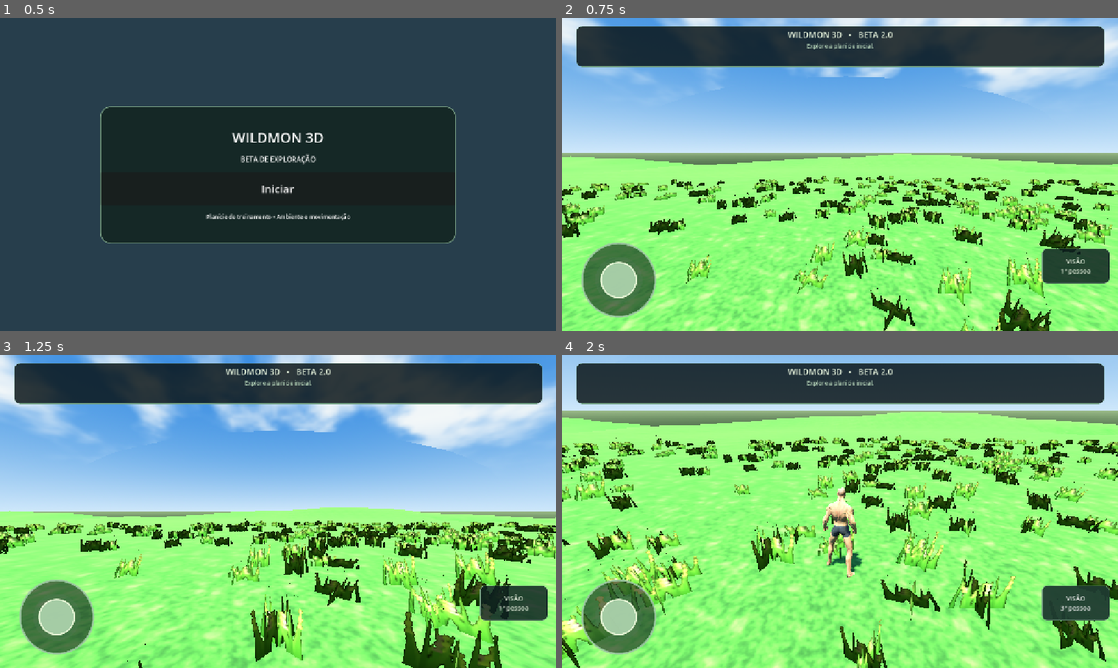
Above: before the commit, frames 1-4 (two rows, left to right).
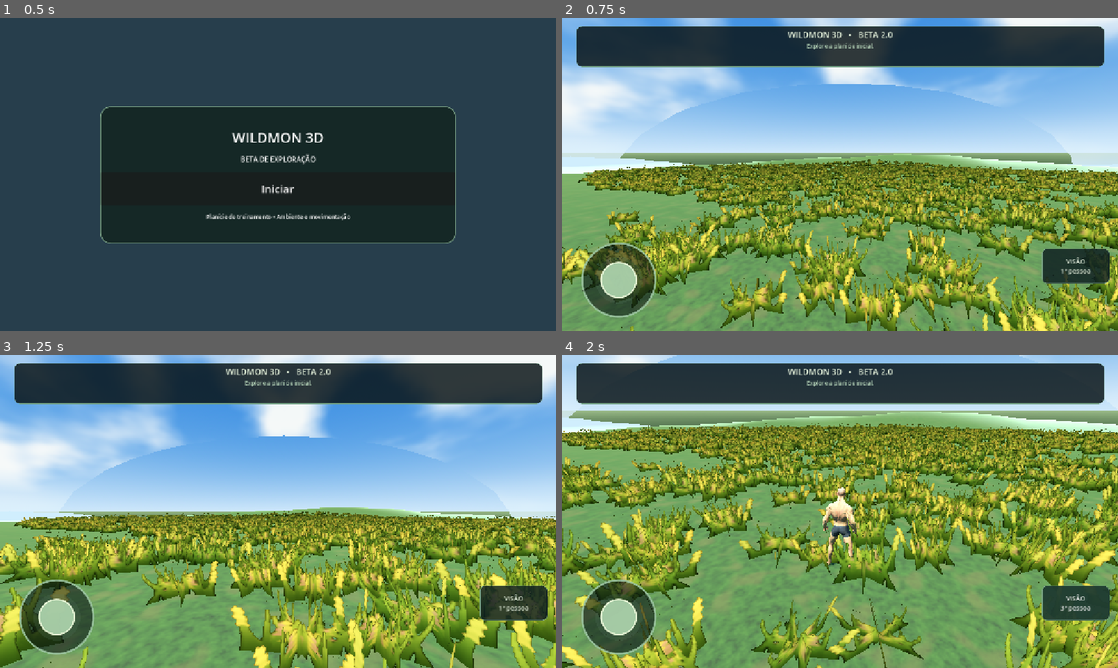
Above: after the commit, the same moments.

Repository: ealvim07-gif/wildmon-3d
Game: Godot game, scene res://scenes/main.tscn
Same seed, same stepped clock (60 frames per second), same inputs: the game is played once before the commit and once after it.
Inputs:
- Up to frame 1 (0.5 s): no input
- Up to frame 2 (0.75 s): click "Iniciar" at 0.5 s
- Up to frame 3 (1.25 s): no input
- Up to frame 4 (2 s): click "VISÃO 1ª pessoa" at 1.25 s

Frame 1 is identical in both runs. In frame 2, 62% of the frame differs, in the area x 0-100%, y 0-100%; in frame 3, 63%; in frame 4, 77%.

Commit message:
Add files via upload

Diff:
--- a/scripts/world_terrain.gd
+++ b/scripts/world_terrain.gd
@@ -1,5 +1,5 @@
 extends Node3D
-# Terreno estilizado com grama 3D florida (MultiMesh), lago e nuvens suaves para Android.
+# Terreno estilizado com solo natural, grama 3D dinamica, neblina atmosferica e nuvens para Android.
 const DEBUG_TERRAIN_UNSHADED := false
 const CHUNK_SIZE := 32.0
 const CHUNKS := 8
@@ -9,29 +9,41 @@
 const LAKE_CENTER := Vector2(112.0, 0.0)
 const LAKE_RADIUS := 19.0
 const TEXTURE_SIZE := 256
-const TEXTURE_REPEAT_M := 3.5
-
-# --- Configuracao da Grama 3D Florida (MultiMesh leve para Android) ---
-const GRASS_BLADE_COUNT := 4500
-const GRASS_SPAWN_RADIUS := 68.0
-const GRASS_MIN_HEIGHT := 0.48
-const GRASS_MAX_HEIGHT := 0.92
-
-# --- Paleta do solo sob a grama ---
-const GRASS_DEEP := Color(0.20, 0.36, 0.14)
-const GRASS_DARK := Color(0.28, 0.47, 0.19)
-const GRASS_MID := Color(0.40, 0.60, 0.25)
-const GRASS_LIGHT := Color(0.56, 0.72, 0.33)
-const GRASS_SAND := Color(0.76, 0.71, 0.48)
-const TINT_LOW := Color(0.86, 0.94, 0.78)
-const TINT_HIGH := Color(1.00, 0.97, 0.85)
-const GROUND_TINT := Color(0.95, 0.97, 0.92)
+const TEXTURE_REPEAT_M := 4.5
+
+# --- Configuracao da Grama 3D Dinamica ---
+const GRASS_BLADE_COUNT := 5200
+const GRASS_SPAWN_RADIUS := 54.0
+const GRASS_MIN_HEIGHT := 0.55
+const GRASS_MAX_HEIGHT := 1.05
+const GRASS_UPDATE_STEP := 6.0
+
+# --- Configuracao da Neblina Atmosferica (esconde a borda do mapa de 256 m) ---
+const HORIZON_FOG_COLOR := Color(0.69, 0.86, 0.98)
+const FOG_START_M := 56.0
+const FOG_END_M := 116.0
+
+# --- Paleta natural de solo ---
+const SOIL_DARK := Color(0.21, 0.22, 0.13)
+const MOSS_BASE := Color(0.26, 0.33, 0.16)
+const GRASS_OLIVE := Color(0.33, 0.42, 0.19)
+const DRY_EARTH := Color(0.42, 0.36, 0.22)
+const TINT_LOW := Color(0.82, 0.86, 0.74)
+const TINT_HIGH := Color(0.96, 0.93, 0.82)
+const GROUND_TINT := Color(0.88, 0.90, 0.84)
 
 var height_noise := FastNoiseLite.new()
 var lake_noise := FastNoiseLite.new()
 var tint_noise := FastNoiseLite.new()
 var grass_texture: Texture2D
-var _grass_multimesh_node: MultiMeshInstance3D
+
+var _grass_mm: MultiMesh
+var _grass_node: MultiMeshInstance3D
+var _last_grass_center := Vector2(99999.0, 99999.0)
+var _grass_offsets: PackedVector3Array
+var _grass_scales: PackedVector2Array
+var _grass_rotations: PackedFloat32Array
+var _grass_colors: PackedColorArray
 
 func _make_marker_rock(position_x: float, position_z: float, size: Vector3) -> void:
 	var rock := MeshInstance3D.new()
@@ -66,10 +78,19 @@
 
 	_load_grass_textures()
 	_build_chunks()
-	_build_3d_grass_field()
+	_init_dynamic_grass()
+	_update_grass_around(Vector2.ZERO)
 	_build_lake()
 	_build_clouds()
+	_setup_atmosphere_fog()
 	_adjust_directional_light_bias()
+
+func _process(_delta: float) -> void:
+	var cam := get_viewport().get_camera_3d()
+	if cam != null:
+		var pos2d := Vector2(cam.global_position.x, cam.global_position.z)
+		if pos2d.distance_to(_last_grass_center) >= GRASS_UPDATE_STEP:
+			_update_grass_around(pos2d)
 
 func height_at(x: float, z: float) -> float:
 	var p := Vector2(x, z)
@@ -93,10 +114,9 @@
 func _tint_at(x: float, z: float) -> Color:
 	var u := tint_noise.get_noise_2d(x, z) * 0.5 + 0.5
 	var base := TINT_LOW.lerp(TINT_HIGH, clampf(u, 0.0, 1.0))
-	# Borda arenosa perto do lago
 	var lake_dist := Vector2(x, z).distance_to(LAKE_CENTER)
 	var shore_sand := 1.0 - smoothstep(LAKE_RADIUS - 2.0, LAKE_RADIUS + 5.5, lake_dist)
-	return base.lerp(Color(1.05, 0.98, 0.78), shore_sand * 0.65)
+	return base.lerp(Color(1.08, 1.00, 0.80), shore_sand * 0.72)
 
 func _seamless_layer(seed_value: int, frequency: float, octaves: int) -> PackedByteArray:
 	var n := FastNoiseLite.new()
@@ -113,23 +133,23 @@
 func _make_ground_texture() -> Image:
 	var size := TEXTURE_SIZE
 	var total := size * size
-	var broad := _seamless_layer(418, 0.015, 2)
-	var tuft := _seamless_layer(733, 0.06, 3)
+	var broad := _seamless_layer(418, 0.016, 2)
+	var tuft := _seamless_layer(733, 0.065, 3)
+	var grain := _seamless_layer(991, 0.18, 2)
 	var data := PackedByteArray()
 	data.resize(total * 4)
 
 	for i in range(total):
 		var b := float(broad[i]) / 255.0 if broad.size() == total else 0.5
 		var m := float(tuft[i]) / 255.0 if tuft.size() == total else 0.5
-		var shade := clampf(m * 0.7 + b * 0.3, 0.0, 1.0)
+		var g := float(grain[i]) / 255.0 if grain.size() == total else 0.5
+		var shade := clampf(m * 0.62 + g * 0.25 + b * 0.13, 0.0, 1.0)
 		var col: Color
-		if shade < 0.35:
-			col = GRASS_DEEP.lerp(GRASS_DARK, shade / 0.35)
-		elif shade < 0.70:
-			col = GRASS_DARK.lerp(GRASS_MID, (shade - 0.35) / 0.35)
+		if shade < 0.38:
+			col = SOIL_DARK.lerp(MOSS_BASE, shade / 0.38)
 		else:
-			col = GRASS_MID.lerp(GRASS_LIGHT, (shade - 0.70) / 0.30)
-		col = col.lerp(GRASS_SAND, smoothstep(0.75, 0.95, b) * 0.35)
+			col = MOSS_BASE.lerp(GRASS_OLIVE, (shade - 0.38) / 0.62)
+		col = col.lerp(DRY_EARTH, smoothstep(0.58, 0.88, b) * 0.58)
 		var j := i * 4
 		data[j] = int(col.r * 255.0)
 		data[j + 1] = int(col.g * 255.0)
@@ -141,7 +161,6 @@
 	return image
 
 func _make_tuft_sprite_texture() -> ImageTexture:
-	# Desenha um tufo de grama estilizada com folhas verdes e espigas amarelas/rosadas
 	var w := 128
 	var h := 128
 	var img := Image.create(w, h, false, Image.FORMAT_RGBA8)
@@ -150,18 +169,17 @@
 	var rng := RandomNumberGenerator.new()
 	rng.seed = 90210
 
-	# 16 laminas de grama por tufo
-	for b in range(16):
-		var base_x := rng.randf_range(18.0, float(w - 18))
-		var tip_x := base_x + rng.randf_range(-22.0, 22.0)
-		var blade_h := rng.randf_range(58.0, 114.0)
-		var base_w := rng.randf_range(3.5, 6.0)
-		var has_flower := rng.randf() < 0.32
+	for b in range(26):
+		var base_x := rng.randf_range(14.0, float(w - 14))
+		var tip_x := base_x + rng.randf_range(-26.0, 26.0)
+		var blade_h := rng.randf_range(52.0, 118.0)
+		var base_w := rng.randf_range(4.2, 7.2)
+		var has_flower := rng.randf() < 0.36
 		var is_pink_flower := rng.randf() < 0.45
 
-		var col_base := Color(0.22, 0.42, 0.14).lerp(Color(0.32, 0.54, 0.18), rng.randf())
-		var col_tip := Color(0.55, 0.74, 0.28).lerp(Color(0.78, 0.84, 0.36), rng.randf())
-		var flower_col := Color(0.88, 0.64, 0.62) if is_pink_flower else Color(0.95, 0.88, 0.42)
+		var col_base := Color(0.28, 0.42, 0.18).lerp(Color(0.36, 0.52, 0.22), rng.randf())
+		var col_tip := Color(0.56, 0.72, 0.28).lerp(Color(0.76, 0.84, 0.36), rng.randf())
+		var flower_col := Color(0.92, 0.66, 0.64) if is_pink_flower else Color(0.98, 0.91, 0.44)
 
 		var steps := int(blade_h)
 		for s in range(steps):
@@ -169,16 +187,14 @@
 			var y := h - 1 - s
 			if y < 0:
 				break
-			# Curva suave da folha
 			var curve := sin(t * PI * 0.5)
 			var cx := lerpf(base_x, tip_x, curve * curve)
-			var half_w := maxf(0.8, base_w * (1.0 - t * 0.88))
+			var half_w := maxf(1.0, base_w * (1.0 - t * 0.84))
 			var c := col_base.lerp(col_tip, t)
-			if has_flower and t > 0.62:
-				# Pequenos graos de flor na ponta da haste
-				var bud := sin(t * 42.0) * 0.5 + 0.5
-				half_w += bud * 2.2
-				c = c.lerp(flower_col, 0.75 + bud * 0.25)
+			if has_flower and t > 0.58:
+				var bud := sin(t * 44.0) * 0.5 + 0.5
+				half_w += bud * 2.5
+				c = c.lerp(flower_col, 0.78 + bud * 0.22)
 
 			var x0 := clampi(int(cx - half_w), 0, w - 1)
 			var x1 := clampi(int(cx + half_w), 0, w - 1)
@@ -188,13 +204,12 @@
 	img.generate_mipmaps()
 	return ImageTexture.create_from_image(img)
 
-func _build_3d_grass_field() -> void:
-	# Malha em X (2 planos cruzados = 4 triangulos por tufo)
+func _init_dynamic_grass() -> void:
 	var st := SurfaceTool.new()
 	st.begin(Mesh.PRIMITIVE_TRIANGLES)
-	var hw := 0.55
+	var hw := 0.68
 	var hh := 1.0
-	var angles := [0.0, PI * 0.5]
+	var angles := [0.0, PI / 3.0, 2.0 * PI / 3.0]
 	for ang in angles:
 		var dx := cos(ang) * hw
 		var dz := sin(ang) * hw
@@ -215,86 +230,97 @@
 	var shader := Shader.new()
 	shader.code = """
 shader_type spatial;
-render_mode cull_disabled, depth_draw_opaque, diffuse_lambert_wrap;
+render_mode cull_disabled, depth_draw_opaque, unshaded;
 
 uniform sampler2D grass_tex : source_color, filter_linear_mipmap;
 
 void vertex() {
-	// Balanco suave no vento apenas na ponta superior (UV.y perto de 0)
 	float sway_mask = 1.0 - UV.y;
 	vec3 world_pos = (MODEL_MATRIX * vec4(VERTEX, 1.0)).xyz;
-	float gust = sin(TIME * 1.8 + world_pos.x * 0.35 + world_pos.z * 0.28) * 0.14;
+	float gust = sin(TIME * 1.9 + world_pos.x * 0.32 + world_pos.z * 0.26) * 0.16;
 	VERTEX.x += gust * sway_mask;
-	VERTEX.z += gust * 0.6 * sway_mask;
+	VERTEX.z += gust * 0.65 * sway_mask;
 }
 
 void fragment() {
 	vec4 tex = texture(grass_tex, UV);
-	if (tex.a < 0.45) {
+	if (tex.a < 0.42) {
 		discard;
 	}
-	// Fade suave na distancia para nao aparecer borda brusca
 	float cam_dist = length(VERTEX);
-	float dist_fade = 1.0 - smoothstep(42.0, 66.0, cam_dist);
+	float dist_fade = 1.0 - smoothstep(36.0, 53.0, cam_dist);
 	if (dist_fade < 0.05) {
 		discard;
 	}
-	ALBEDO = tex.rgb * COLOR.rgb;
-	ROUGHNESS = 0.92;
-	SPECULAR = 0.05;
+	float height_grad = clamp(1.0 - UV.y, 0.0, 1.0);
+	vec3 root_shade = vec3(0.48, 0.54, 0.36);
+	vec3 sun_lit = vec3(1.06, 1.04, 0.94);
+	vec3 light_tint = mix(root_shade, sun_lit, smoothstep(0.0, 0.78, height_grad));
+	ALBEDO = tex.rgb * COLOR.rgb * light_tint;
 }
 """
 	mat.shader = shader
 	mat.set_shader_parameter("grass_tex", _make_tuft_sprite_texture())
 	tuft_mesh.surface_set_material(0, mat)
 
-	var mm := MultiMesh.new()
-	mm.transform_format = MultiMesh.TRANSFORM_3D
-	mm.use_colors = true
-	mm.mesh = tuft_mesh
-	mm.instance_count = GRASS_BLADE_COUNT
+	_grass_mm = MultiMesh.new()
+	_grass_mm.transform_format = MultiMesh.TRANSFORM_3D
+	_grass_mm.use_colors = true
+	_grass_mm.mesh = tuft_mesh
+	_grass_mm.instance_count = GRASS_BLADE_COUNT
+
+	_grass_offsets.resize(GRASS_BLADE_COUNT)
+	_grass_scales.resize(GRASS_BLADE_COUNT)
+	_grass_rotations.resize(GRASS_BLADE_COUNT)
+	_grass_colors.resize(GRASS_BLADE_COUNT)
 
 	var rng := RandomNumberGenerator.new()
 	rng.seed = 774411
-	var placed := 0
-	var attempts := 0
-	while placed < GRASS_BLADE_COUNT and attempts < GRASS_BLADE_COUNT * 4:
-		attempts += 1
+	for i in range(GRASS_BLADE_COUNT):
 		var r := sqrt(rng.randf()) * GRASS_SPAWN_RADIUS
 		var theta := rng.randf() * TAU
-		var x := cos(theta) * r
-		var z := sin(theta) * r
-
-		# Deixa uma pequena clareira bem no ponto inicial (0,0) e nao planta dentro da agua
-		if Vector2(x, z).length() < 3.2:
+		_grass_offsets[i] = Vector3(cos(theta) * r, 0.0, sin(theta) * r)
+		_grass_scales[i] = Vector2(rng.randf_range(0.95, 1.50), rng.randf_range(GRASS_MIN_HEIGHT, GRASS_MAX_HEIGHT))
+		_grass_rotations[i] = rng.randf() * TAU
+		var c_mix := rng.randf()
+		_grass_colors[i] = Color(0.84, 0.94, 0.74).lerp(Color(1.08, 1.02, 0.78), c_mix)
+
+	_grass_node = MultiMeshInstance3D.new()
+	_grass_node.name = "StylizedGrassField"
+	_grass_node.multimesh = _grass_mm
+	_grass_node.cast_shadow = GeometryInstance3D.SHADOW_CASTING_SETTING_OFF
+	add_child(_grass_node)
+
+func _update_grass_around(center: Vector2) -> void:
+	_last_grass_center = center
+	var span := GRASS_SPAWN_RADIUS * 2.0
+	var visible_idx := 0
+
+	for i in range(GRASS_BLADE_COUNT):
+		var raw_x := _grass_offsets[i].x - center.x
+		var raw_z := _grass_offsets[i].z - center.y
+		var wx := center.x + fposmod(raw_x + GRASS_SPAWN_RADIUS, span) - GRASS_SPAWN_RADIUS
+		var wz := center.y + fposmod(raw_z + GRASS_SPAWN_RADIUS, span) - GRASS_SPAWN_RADIUS
+		var p := Vector2(wx, wz)
+
+		if p.distance_to(center) > GRASS_SPAWN_RADIUS:
 			continue
-		if Vector2(x, z).distance_to(LAKE_CENTER) < LAKE_RADIUS + 2.5:
+		if p.distance_to(LAKE_CENTER) < LAKE_RADIUS + 2.2:
 			continue
-		var y := height_at(x, z)
+		var y := height_at(wx, wz)
 		if y < WATER_LEVEL + 0.15:
 			continue
 
-		var scale_h := rng.randf_range(GRASS_MIN_HEIGHT, GRASS_MAX_HEIGHT)
-		var scale_w := rng.randf_range(0.85, 1.35)
-		var rot := rng.randf() * TAU
+		var sc := _grass_scales[i]
 		var t := Transform3D()
-		t = t.scaled(Vector3(scale_w, scale_h, scale_w))
-		t = t.rotated(Vector3.UP, rot)
-		t.origin = Vector3(x, y - 0.04, z)
-		mm.set_instance_transform(placed, t)
-
-		# Variacao de cor por moita (algumas mais douradas, outras mais verdes)
-		var patch := tint_noise.get_noise_2d(x * 1.8, z * 1.8) * 0.5 + 0.5
-		var c := Color(0.86, 0.96, 0.80).lerp(Color(1.06, 1.00, 0.78), patch)
-		mm.set_instance_color(placed, c)
-		placed += 1
-
-	mm.visible_instance_count = placed
-	_grass_multimesh_node = MultiMeshInstance3D.new()
-	_grass_multimesh_node.name = "StylizedGrassField"
-	_grass_multimesh_node.multimesh = mm
-	_grass_multimesh_node.cast_shadow = GeometryInstance3D.SHADOW_CASTING_SETTING_OFF
-	add_child(_grass_multimesh_node)
+		t = t.scaled(Vector3(sc.x, sc.y, sc.x))
+		t = t.rotated(Vector3.UP, _grass_rotations[i])
+		t.origin = Vector3(wx, y - 0.05, wz)
+		_grass_mm.set_instance_transform(visible_idx, t)
+		_grass_mm.set_instance_color(visible_idx, _grass_colors[i])
+		visible_idx += 1
+
+	_grass_mm.visible_instance_count = visible_idx
 
 func _terrain_normal(x: float, z: float) -> Vector3:
 	var e := 0.5
@@ -363,7 +389,7 @@
 	mat.uv1_scale = Vector3(1.0 / TEXTURE_REPEAT_M, 1.0 / TEXTURE_REPEAT_M, 1.0 / TEXTURE_REPEAT_M)
 	mat.albedo_color = GROUND_TINT
 	mat.cull_mode = BaseMaterial3D.CULL_DISABLED
-	mat.roughness = 0.98
+	mat.roughness = 1.0
 	mat.metallic = 0.0
 	mat.shading_mode = BaseMaterial3D.SHADING_MODE_UNSHADED if DEBUG_TERRAIN_UNSHADED else BaseMaterial3D.SHADING_MODE_PER_PIXEL
 	ground.material_override = mat
@@ -378,23 +404,23 @@
 	add_child(body)
 
 func _build_clouds() -> void:
-	# Cupula curva de nuvens estilizadas (sem esticar perto do horizonte)
+	# Cupula de nuvens com neblina atmosferica na linha do horizonte
 	var dome := MeshInstance3D.new()
 	dome.name = "StylizedCloudDome"
 	var sphere := SphereMesh.new()
 	sphere.radius = 240.0
-	sphere.height = 140.0
-	sphere.radial_segments = 32
-	sphere.rings = 16
+	sphere.height = 190.0
+	sphere.radial_segments = 36
+	sphere.rings = 18
 	dome.mesh = sphere
-	dome.position = Vector3(0.0, 12.0, 0.0)
+	dome.position = Vector3(0.0, -8.0, 0.0)
 	dome.cast_shadow = GeometryInstance3D.SHADOW_CASTING_SETTING_OFF
 
 	var sm := ShaderMaterial.new()
 	var shader := Shader.new()
 	shader.code = """
 shader_type spatial;
-render_mode blend_mix, depth_draw_never, cull_front, unshaded;
+render_mode blend_mix, depth_draw_never, cull_front, unshaded, fog_disabled;
 
 varying vec3 local_dir;
 
@@ -430,32 +456,71 @@
 
 void fragment() {
 	float h = local_dir.y;
-	if (h <= 0.02) {
+	if (h <= -0.02) {
 		discard;
 	}
-	// Projecao esferica suave (evita pixelizacao e serrilhado perto do horizonte)
-	vec2 sky_uv = local_dir.xz / (h + 0.35);
-	vec2 wind = vec2(TIME * 0.008, TIME * 0.004);
-	vec2 p = sky_uv * 2.1 + wind;
+	float pos_h = max(h, 0.001);
+	vec2 sky_uv = local_dir.xz / (pos_h + 0.42);
+	vec2 wind = vec2(TIME * 0.007, TIME * 0.003);
+	vec2 p = sky_uv * 1.65 + wind;
 
 	float base_n = fbm(p);
-	float puff = fbm(p * 2.3 - wind * 1.4);
-	float density = base_n * 0.72 + puff * 0.28;
-
-	float cloud_alpha = smoothstep(0.47, 0.68, density);
-	float horizon_fade = smoothstep(0.03, 0.24, h);
-
-	// Iluminacao estilo anime: base azulada macia e topo creme brilhante
-	vec3 base_shadow = vec3(0.76, 0.86, 0.96);
+	float puff = fbm(p * 2.2 - wind * 1.3);
+	float density = base_n * 0.74 + puff * 0.26;
+
+	float cloud_alpha = smoothstep(0.45, 0.65, density);
+	float horizon_cloud_fade = smoothstep(0.02, 0.16, pos_h);
+
+	vec3 base_shadow = vec3(0.75, 0.85, 0.96);
 	vec3 sunlit_top = vec3(1.00, 0.99, 0.95);
-	float shade = smoothstep(0.46, 0.74, density + (h * 0.15));
-	ALBEDO = mix(base_shadow, sunlit_top, shade);
-	ALPHA = cloud_alpha * horizon_fade * 0.92;
+	float shade = smoothstep(0.45, 0.72, density + (pos_h * 0.18));
+	vec3 cloud_col = mix(base_shadow, sunlit_top, shade);
+
+	// Bruma luminosa no horizonte para fundir o fim do terreno com o ceu
+	vec3 horizon_haze = vec3(0.69, 0.86, 0.98);
+	float haze_band = 1.0 - smoothstep(0.0, 0.18, pos_h);
+
+	ALBEDO = mix(cloud_col, horizon_haze, haze_band * 0.85);
+	ALPHA = max(cloud_alpha * horizon_cloud_fade * 0.94, haze_band * 0.92);
 }
 """
 	sm.shader = shader
 	dome.material_override = sm
 	add_child(dome)
+
+func _setup_atmosphere_fog() -> void:
+	# Procura o WorldEnvironment existente na cena e ativa neblina suave no horizonte
+	var root := get_parent()
+	if root == null:
+		return
+	var world_env := _find_world_environment(root)
+	if world_env == null:
+		world_env = WorldEnvironment.new()
+		world_env.name = "AtmosphereWorldEnvironment"
+		world_env.environment = Environment.new()
+		root.add_child.call_deferred(world_env)
+	elif world_env.environment == null:
+		world_env.environment = Environment.new()
+
+	var env := world_env.environment
+	env.fog_enabled = true
+	env.fog_mode = Environment.FOG_MODE_DEPTH
+	env.fog_light_color = HORIZON_FOG_COLOR
+	env.fog_light_energy = 1.0
+	env.fog_sun_scatter = 0.18
+	env.fog_density = 1.0
+	env.fog_depth_begin = FOG_START_M
+	env.fog_depth_end = FOG_END_M
+	env.fog_sky_affect = 0.0
+
+func _find_world_environment(node: Node) -> WorldEnvironment:
+	if node is WorldEnvironment:
+		return node
+	for child in node.get_children():
+		var found := _find_world_environment(child)
+		if found != null:
+			return found
+	return null
 
 func _adjust_directional_light_bias() -> void:
 	var root := get_parent()
@@ -473,7 +538,6 @@
 	return found
 
 func _build_lake() -> void:
-	# Encaixa estritamente na depressao do lago para nao invadir a planicie ao redor
 	var lake_span := LAKE_RADIUS + 4.5
 	var grid := 28
 	var step := (lake_span * 2.0) / float(grid)
